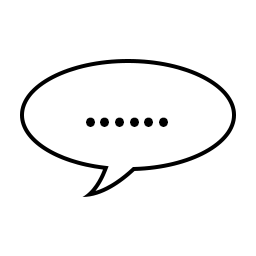
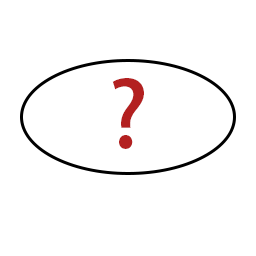
Two versions of the same layered image (256 × 256). Layer-by-layer changes:
hid "......" over [86, 117, 168, 127]
added layer "?" above "橢圓 1" over [112, 78, 144, 149]
added layer "橢圓 1" above "多邊形 1" over [20, 59, 236, 175]
hid "形狀 1" over [20, 59, 236, 197]
